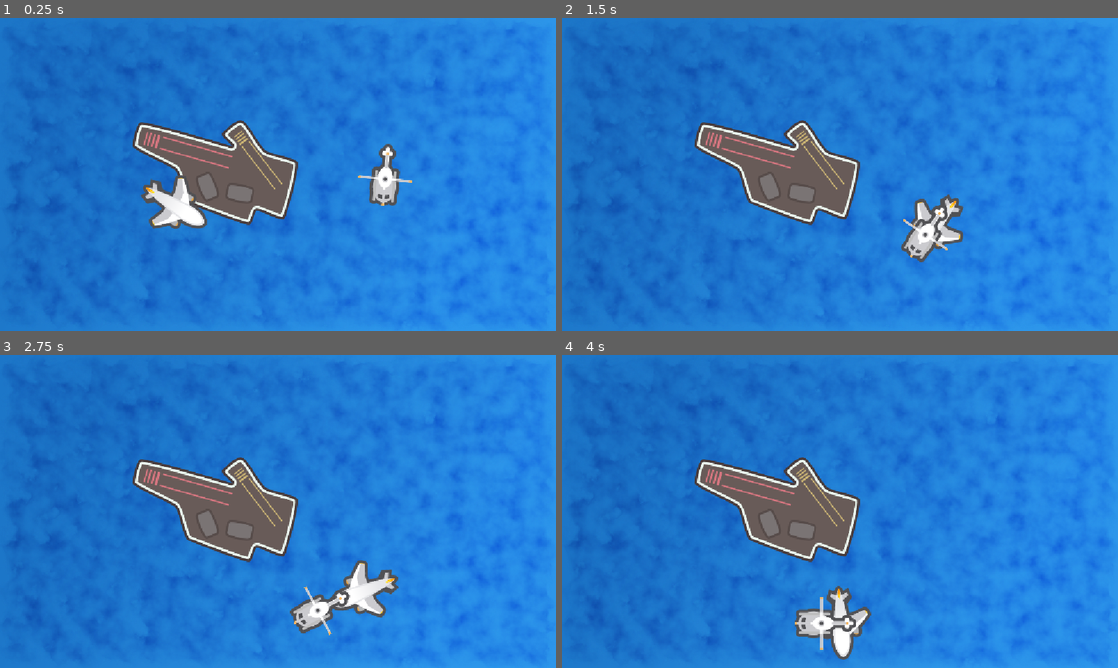
Above: before the commit, frames 1-4 (two rows, left to right).
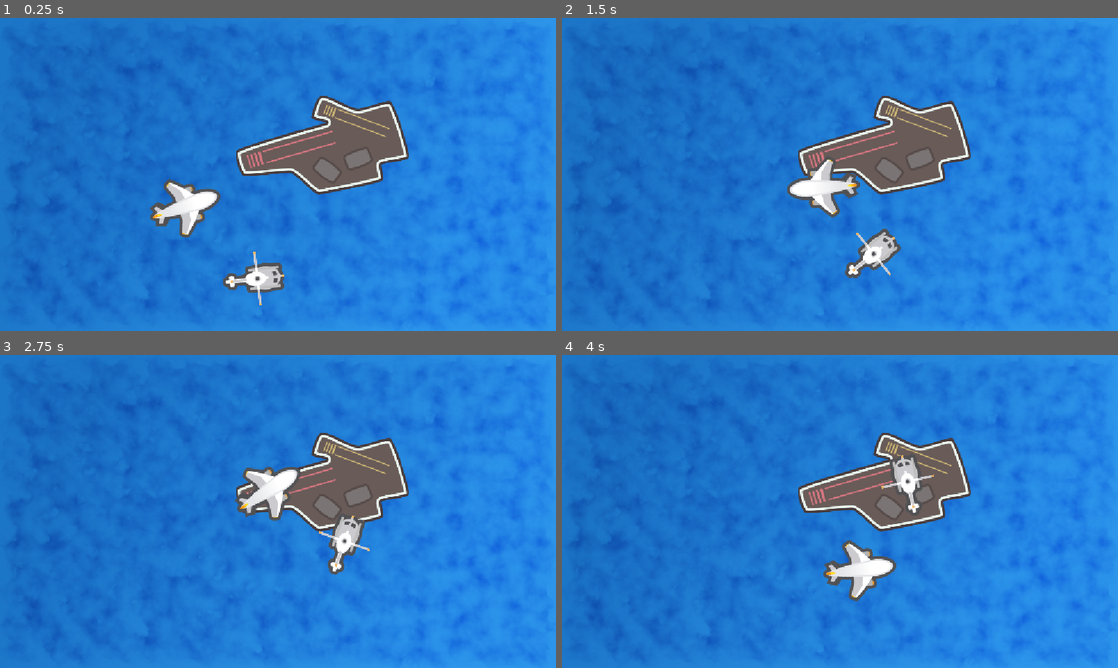
Above: after the commit, the same moments.

Repository: ligarius20fps/kurs-godot
Game: Godot game, scene res://Scenes/Ocean/Ocean.tscn
Two runs of this game, one before a commit and one after it. Both use one fixed random seed, a clock stepped at 60 frames per second and the inputs below.
Inputs (mouse positions are in pixels of both pictures, inside the frame that each line leads up to):
- Up to frame 1 (0.25 s): no input
- Up to frame 2 (1.5 s): move the mouse to (962, 158) at 0.52 s; hold Right (ui_right) 0.53-1.28 s; tap Space (ui_select) at 0.6, 0.77, 1.07, 1.35 s; move the mouse to (728, 190) at 1.27 s; hold Left (ui_left) from 1.28 s (still down)
- Up to frame 3 (2.75 s): tap Space (ui_select) at 1.52, 1.82, 2.1 s; move the mouse to (333, 442) at 2.02 s; release Left (ui_left) at 2.03 s; hold Right (ui_right) from 2.03 s (still down)
- Up to frame 4 (4 s): move the mouse to (812, 574) at 2.77 s; release Right (ui_right) at 2.78 s; hold Up (ui_up) 2.78-3.53 s; tap Space (ui_select) at 2.85, 3.02, 3.32, 3.6, 3.77 s; move the mouse to (1006, 558) at 3.52 s; hold Left (ui_left) from 3.53 s (still down)

The runs differ from the first frame. In frame 1, 13% of the frame differs, in the area x 23-75%, y 24-92%; in frame 2, 13%; in frame 3, 13%; in frame 4, 13%, in the area x 23-74%, y 24-98%.

Commit message:
samolot śledzi kursor, moim sposobem

Diff:
--- a/podstawy/Scenes/Ocean/Ocean.gd
+++ b/podstawy/Scenes/Ocean/Ocean.gd
@@ -4,6 +4,7 @@
 @onready var heli: Sprite2D = $Helicopter
 @onready var chrup: AudioStreamPlayer = $chrup
 const speed:int = 200
+const wind_speed:int = 60
 const PI:float = 3.141592653589793238462643383
 const rotate_speed:float = PI
 
@@ -15,7 +16,15 @@
 func _process(delta: float) -> void:
 	# przemieszczaj latające maszyny
 	heli.move_local_x(speed * delta * 0.5)
-	samolot.global_position.x += 60 * delta
+	samolot.move_local_x(speed * delta)
+	#samolot.global_translate(Vector2.RIGHT.normalized() * wind_speed * delta)
+
+	# samolot śledzi kursor
+	var v1:Vector2 = samolot.global_position
+	var v2:Vector2 = get_global_mouse_position()
+	var angl = (v2 - v1).angle()
+	samolot.rotation = angl
+
 	if Input.is_action_pressed("ui_up"):
 		samolot.move_local_x(speed * delta)
 
@@ -28,8 +37,6 @@
 	if Input.is_action_just_pressed("ui_select"):
 		# chrupaj gdy naciskam spację
 		chrup.play()
-		# i przemieść samolot do helikoptera
-		samolot.global_position  = Vector2(heli.position.x, heli.position.y)
 
 	# ćwiczenie: helikopter lata w kółko
-	heli.rotate(rotate_speed / 8 * delta)
+	heli.rotate(-rotate_speed / 7 * delta)
--- a/podstawy/Scenes/Ocean/Ocean.tscn
+++ b/podstawy/Scenes/Ocean/Ocean.tscn
@@ -16,18 +16,16 @@
 metadata/_edit_lock_ = true
 
 [node name="Carrier" type="Sprite2D" parent="." unique_id=1554988181]
-position = Vector2(449.00003, 300.00003)
-rotation = 0.5550147
+position = Vector2(668, 263)
 texture = ExtResource("6_t11xa")
 
 [node name="Plane" type="Sprite2D" parent="Carrier" unique_id=1378103251]
 unique_name_in_owner = true
-position = Vector2(-40, 128.99998)
+position = Vector2(-332, 142)
 texture = ExtResource("2_i4j2t")
 
 [node name="Helicopter" type="Sprite2D" parent="." unique_id=742845085]
-position = Vector2(800, 300)
-rotation = 1.5707964
+position = Vector2(500, 542)
 texture = ExtResource("3_2ucyk")
 
 [node name="chrup" type="AudioStreamPlayer" parent="." unique_id=268567853]
